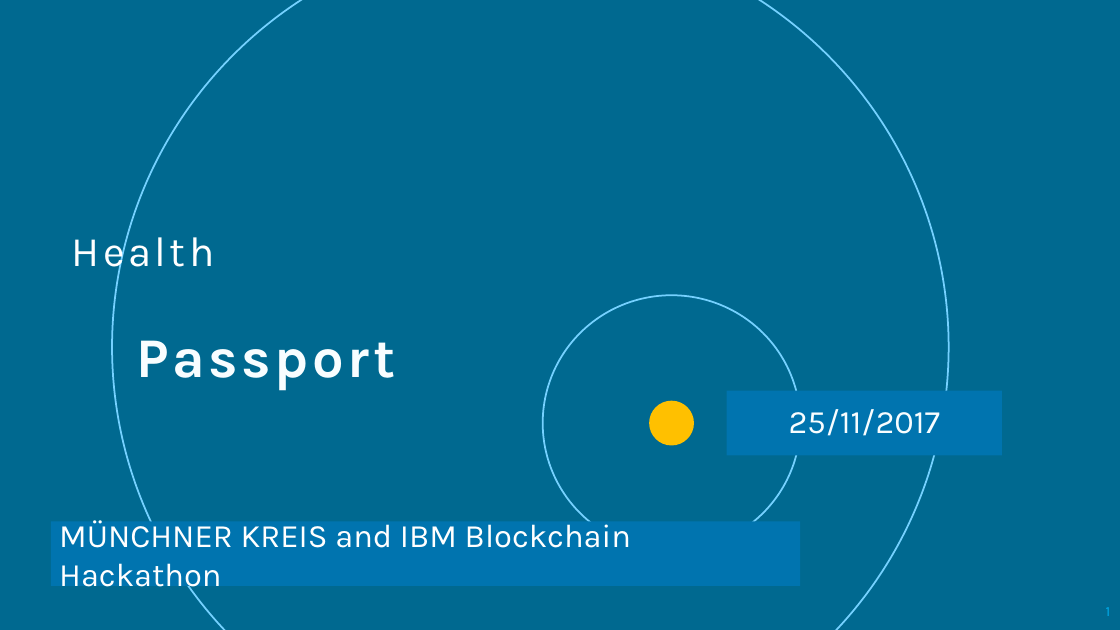
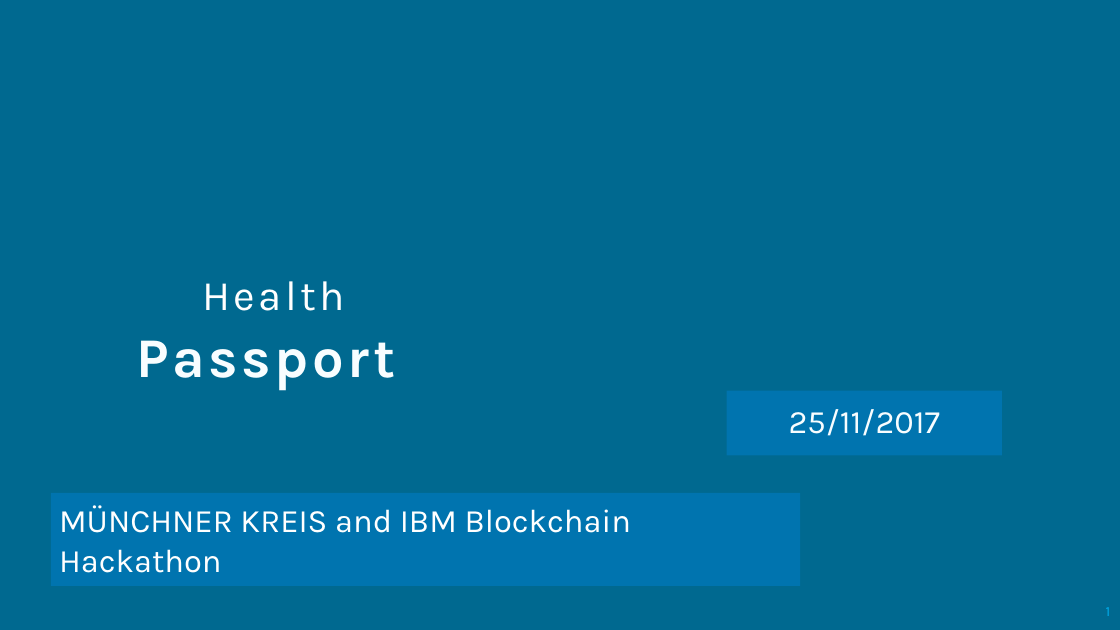
Before and after one commit to amaury-mercier/hackathon_blockchain, a slide deck: slide 1 of Hackathon Blockchain.odp. Drawn at 1120x630 pixels with LibreOffice and Linux fonts; fonts in the diff are those of the drawing; background and template pictures are left out. Boxes give left, top, right and bottom in pixels: in the first picture for what was removed or moved away, otherwise in the second. Text is boxed around its words. In the diff, an @@ line names an element or a change of style, - is before the commit and + after.

```diff
--- a/Hackathon Blockchain.odp
+++ b/Hackathon Blockchain.odp
@@ ellipse removed at [112,0,949,630] @@
@@ title "Health" rewrapped from [72,228,215,277] to [202,281,345,311] @@
@@ ellipse removed at [543,295,801,550] @@
@@ freeform shape removed at [649,401,694,445] @@
@@ rectangle "MÜNCHNER KREIS and IBM Blockchain ...": place and size @@
-rectangle "MÜNCHNER KREIS and IBM Blockchain ..." at [51,522,801,586]
+rectangle "MÜNCHNER KREIS and IBM Blockchain ..." at [51,493,801,586]
```
Also in this commit, not shown: 6 other slides changed, 1 slide added, 3 slides removed.
